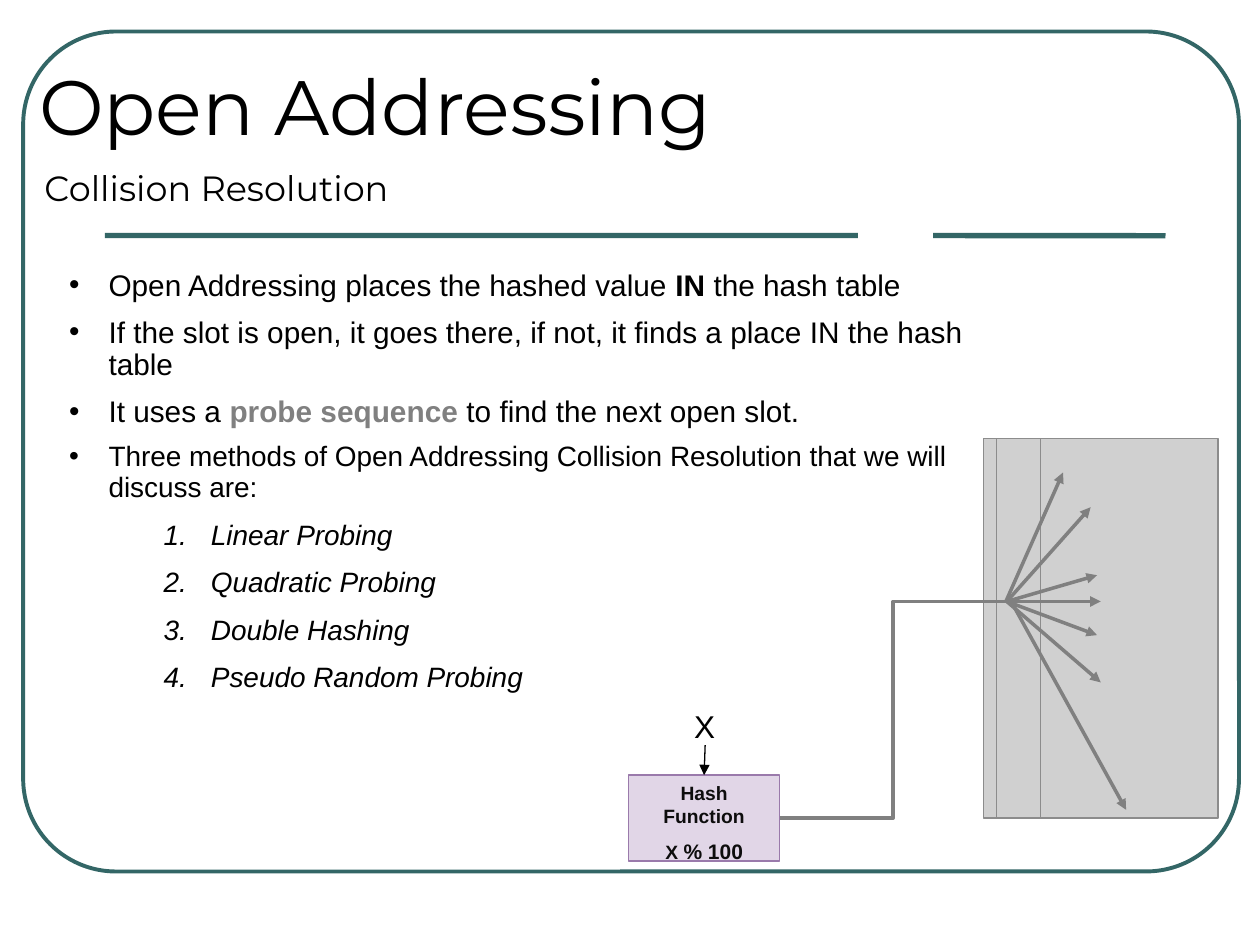
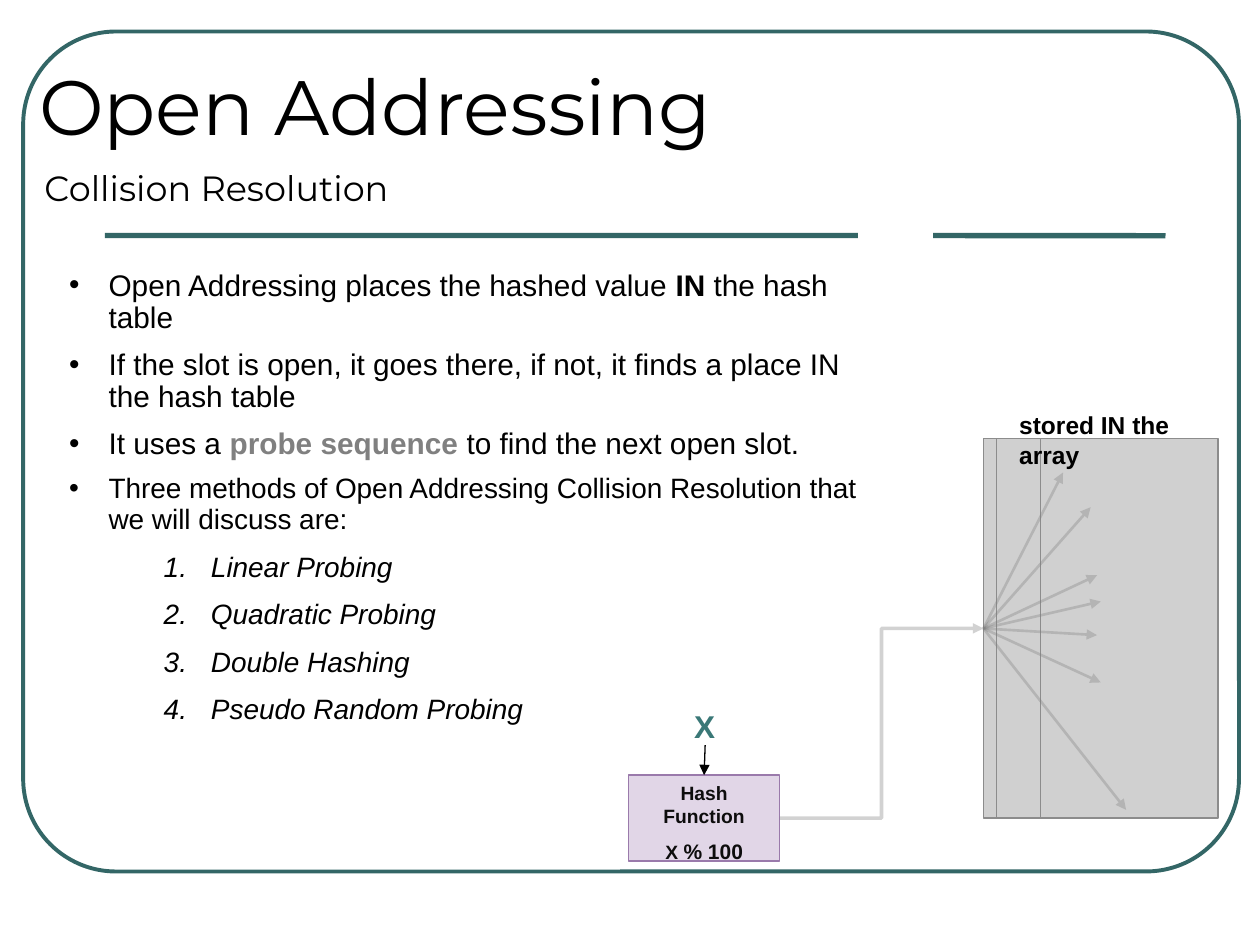
Before and after one commit to rugbyprof/3013-Algorithms, a slide deck: slide 28 of Lectures/07-Hashing/Hashing_Feb_16_2021.pptx. Drawn at 1260x945 pixels with LibreOffice and Linux fonts; fonts in the diff are those of the drawing; grey boxes stand for pictures. Boxes give left, top, right and bottom in pixels: in the first picture for what was removed or moved away, otherwise in the second. Text is boxed around its words. In the diff, an @@ line names an element or a change of style, - is before the commit and + after.

```diff
--- a/Lectures/07-Hashing/Hashing_Feb_16_2021.pptx
+++ b/Lectures/07-Hashing/Hashing_Feb_16_2021.pptx
@@ text "Open Addressing places the hashed ..." rewrapped from (109, 274, 962, 692) to (109, 274, 857, 725) @@
@@ text added at (1019, 415, 1169, 469), 14 pt, text #000000, bold @@
+stored IN the array
@@ arrow moved from (1005, 601) - (1063, 472) to (984, 629) - (1063, 472) @@
@@ arrow (984, 629) - (1063, 472): stroke #808080 2 pt to #808080 1.5 pt @@
@@ arrow moved from (1007, 601) - (1091, 508) to (984, 629) - (1091, 508) @@
@@ arrow (984, 629) - (1091, 508): stroke #808080 2 pt to #808080 1.5 pt @@
@@ arrow moved from (1007, 601) - (1097, 576) to (984, 629) - (1097, 576) @@
@@ arrow (984, 629) - (1097, 576): stroke #808080 2 pt to #808080 1.5 pt @@
@@ elbow line moved from (780, 818) - (1007, 601) to (780, 818) - (984, 629) @@
@@ elbow line (780, 818) - (984, 629): elbow line to elbow arrow @@
@@ arrow moved from (1012, 601) - (1126, 810) to (984, 629) - (1126, 810) @@
@@ arrow (984, 629) - (1126, 810): stroke #808080 2 pt to #808080 1.5 pt @@
@@ arrow moved from (1007, 601) - (1101, 683) to (984, 629) - (1101, 683) @@
@@ arrow (984, 629) - (1101, 683): stroke #808080 2 pt to #808080 1.5 pt @@
@@ arrow moved from (1007, 601) - (1101, 601) to (984, 629) - (1101, 601) @@
@@ arrow (984, 629) - (1101, 601): stroke #808080 2 pt to #808080 1.5 pt @@
@@ arrow moved from (1007, 601) - (1097, 635) to (984, 629) - (1097, 635) @@
@@ arrow (984, 629) - (1097, 635): stroke #808080 2 pt to #808080 1.5 pt @@
@@ text "X" at (694, 716, 715, 738): text colour #000000 to #3A7877, bold on @@
```
Also in this commit, not shown: 4 other slides changed, 13 other files.
